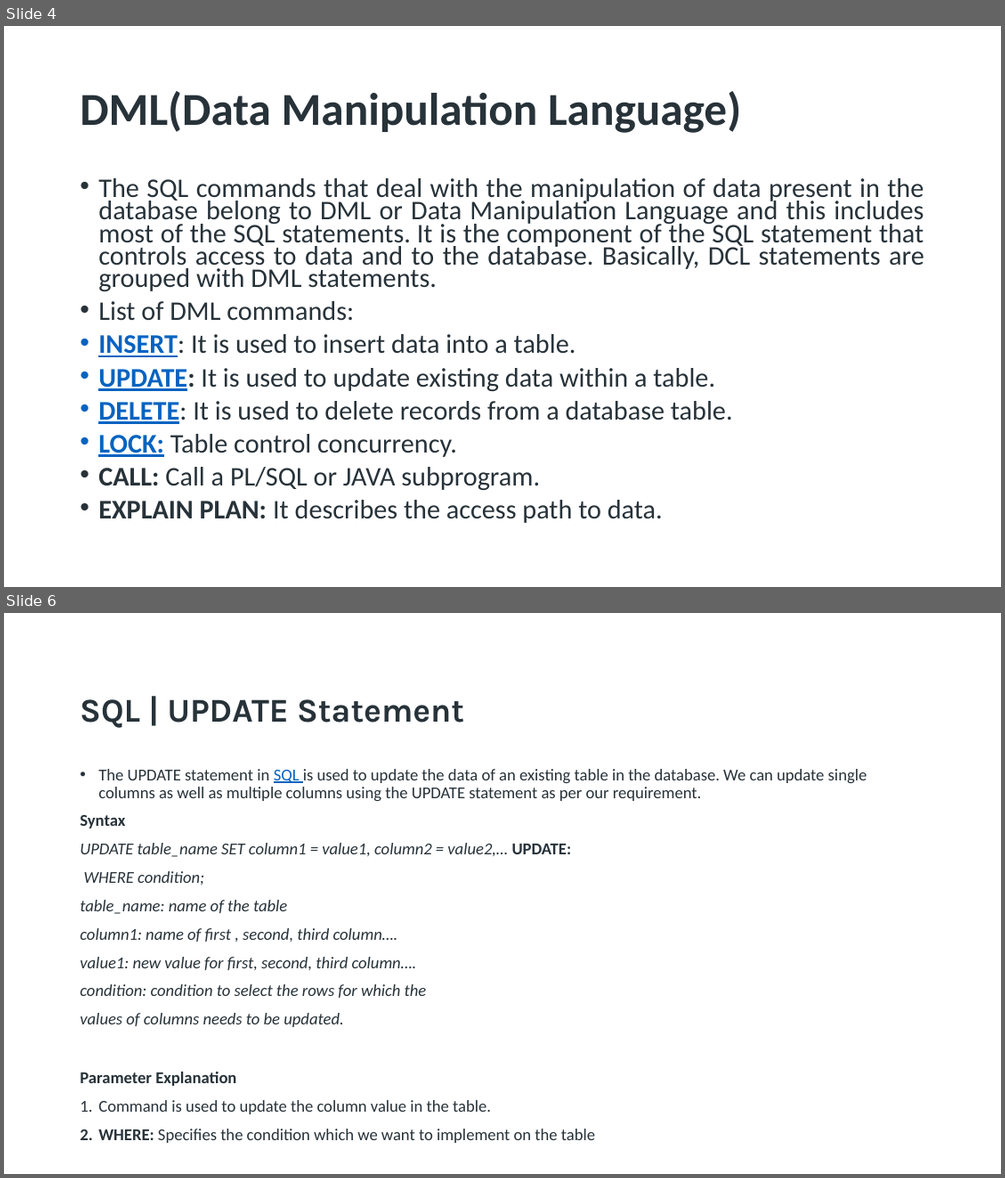
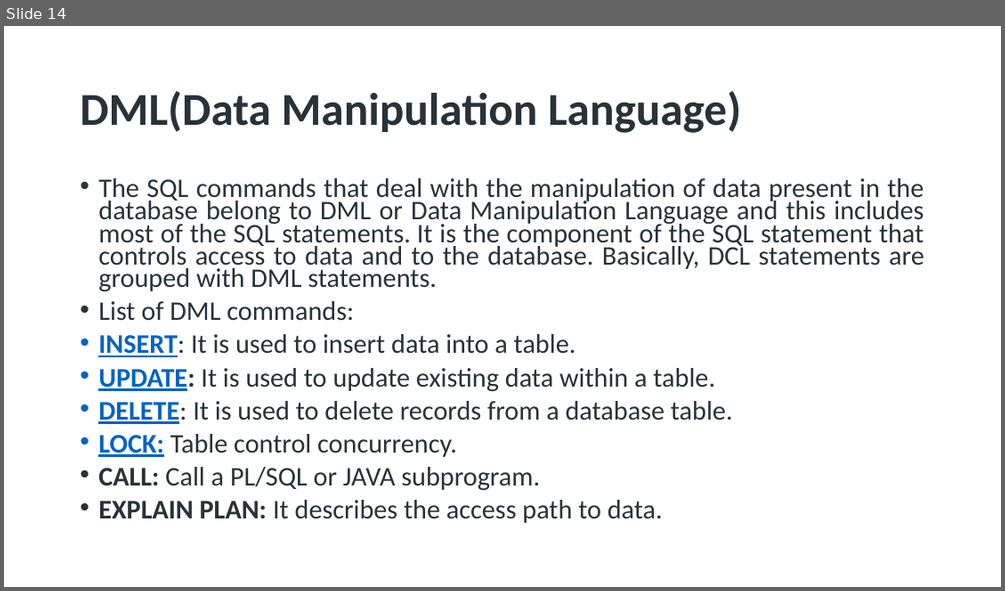
Before and after one commit to spoorthiempowher/Empowher-Curriculum-new, a slide deck: Postgres/postgress_session 3.pptx. Shown one above the other, each under a label of ours: slides 4 and 6 before the commit, slide 14 after it; the slides between them are not shown. The pictures are 1005x1178 and 1005x591 pixels, drawn with LibreOffice and Linux fonts; fonts in the diff are those of the drawing. Boxes give left, top, right and bottom in pixels: in the first picture for what was removed or moved away, otherwise in the second. Text is boxed around its words. In the diff, an @@ line names an element or a change of style, - is before the commit and + after.

```diff
--- a/Postgres/postgress_session 3.pptx
+++ b/Postgres/postgress_session 3.pptx
@@ slide 6 removed at [4,613,1001,1174], background #FFFFFF @@
@@ text removed at [80,699,464,728] @@
-SQL | UPDATE Statement
@@ text removed at [80,769,867,1143] @@
-• The UPDATE statement in SQL is used to update the data of an existing table in the database. We can update single columns as well as multiple columns using the UPDATE statement as per our requirement.
-Syntax
-UPDATE table_name SET column1 = value1, column2 = value2,… UPDATE:
-WHERE condition;
-table_name: name of the table
-column1: name of first , second, third column….
-value1: new value for first, second, third column….
-condition: condition to select the rows for which the
-values of columns needs to be updated.
-Parameter Explanation
-1. Command is used to update the column value in the table.
-2. WHERE: Specifies the condition which we want to implement on the table
@@ what was slide 4 is now slide 14 @@
```
Also in this commit, not shown: 2 slides changed, 4 slides added, 2 other slides removed.
